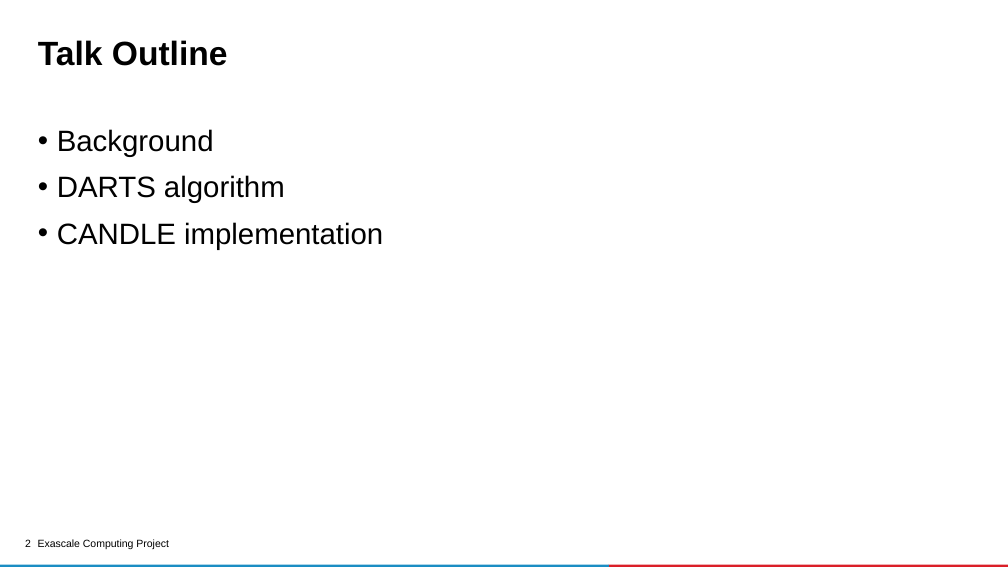
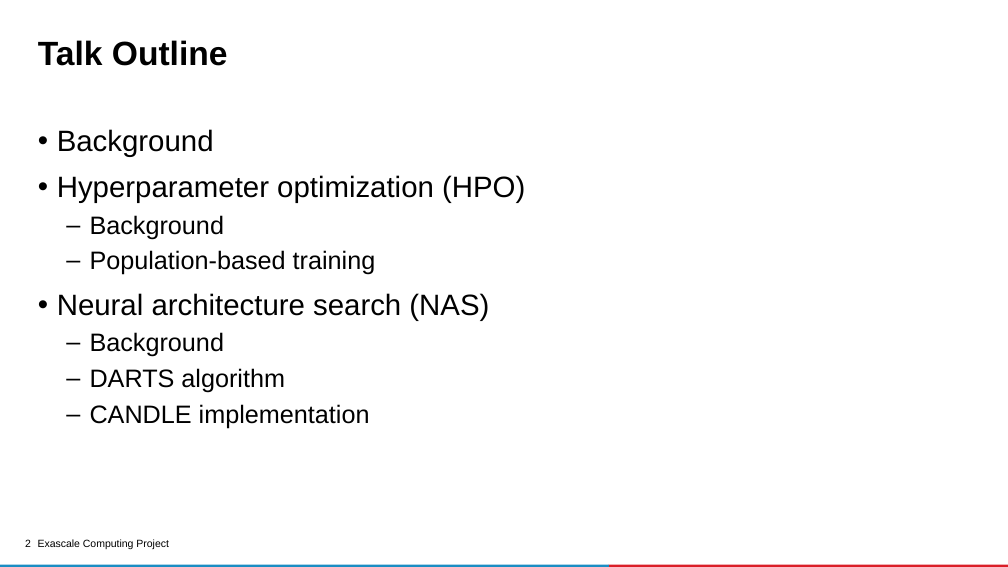
Before and after one commit to ECP-CANDLE/Tutorials, a slide deck: slide 2 of 2020/ECP/slides/05-nas.pptx. Drawn at 1008x567 pixels with LibreOffice and Linux fonts; fonts in the diff are those of the drawing; background and template pictures are left out. Boxes give left, top, right and bottom in pixels: in the first picture for what was removed or moved away, otherwise in the second. Text is boxed around its words. In the diff, an @@ line names an element or a change of style, - is before the commit and + after.

```diff
--- a/2020/ECP/slides/05-nas.pptx
+++ b/2020/ECP/slides/05-nas.pptx
@@ text at [57,129,525,321]: paragraphs added @@
+• Background
+• Hyperparameter optimization (HPO)
+  – Background
+  – Population-based training
+• Neural architecture search (NAS)
@@ text at [90,332,370,428]: size 28 to 24 pt in "Background", "DARTS algorithm", "CANDLE implementation"; bullet • to –; list level 1 to 2 in "Background"; list level 1 to 2 in "DARTS algorithm"; list level 1 to 2 in "CANDLE implementation" @@
```
Also in this commit, not shown: 4 other slides changed, 5 slides added.
